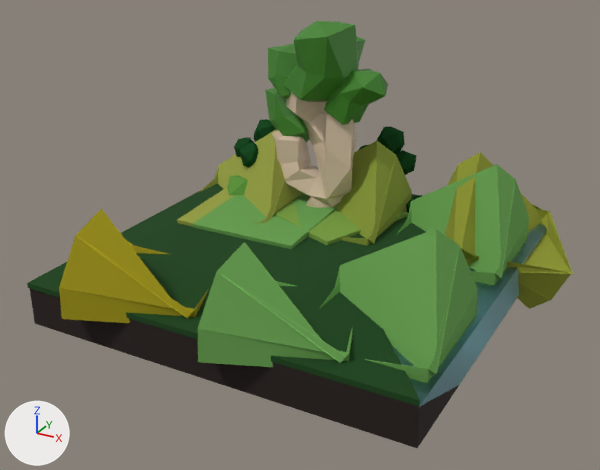
One commit to the Blender file Visual Project FIles/ROOMS/smfm room 12 redo again.blend: the scene before it, then after it.
The view is the same before and after, from a camera (50 mm lens) standing at (6.47, -12.18, 7.6) and looking at (0.09, -0.57, 1.8). The axes (+X, +Y, +Z) are drawn at lower left. The lights are the same throughout.

Script lines for the objects in view, before the commit:
```python
ob_cube = bpy.data.objects.new('Cube', me_cube_019)
ob_cube.location = (-0.54, 1.39, 1.88)
ob_cube.rotation_euler = (0.0, 0.258, -1.378)  # degrees (0, 15, -79)
ob_cube.scale = (0.191, -0.191, 0.191)
ob_cube_004 = bpy.data.objects.new('Cube.004', me_cube_004)
ob_cube_004.location = (2.22, 1.43, 1.11)
ob_cube_004.scale = (4.33, 4.33, 4.33)
ob_cube_008 = bpy.data.objects.new('Cube.008', me_cube_008)
ob_cube_008.location = (-2.34, 1.45, 1.11)
ob_cube_008.scale = (4.33, 4.33, 4.33)
ob_cube_017 = bpy.data.objects.new('Cube.017', me_cube_020)
ob_cube_017.location = (-0.49, 1.32, 1.47)
ob_cube_017.rotation_euler = (0.0, -1.01, -1.378)  # degrees (0, -58, -79)
ob_cube_017.scale = (0.157, -0.197, 0.197)
ob_cube_018 = bpy.data.objects.new('Cube.018', me_cube_021)
ob_cube_018.location = (-0.22, 1.5, 1.46)
ob_cube_018.rotation_euler = (-0.266, -0.186, -1.428)  # degrees (-15, -11, -82)
ob_cube_018.scale = (-0.113, 0.0562, -0.138)
ob_cube_020 = bpy.data.objects.new('Cube.020', me_cube_023)
ob_cube_020.location = (-0.77, 1.15, 1.46)
ob_cube_020.rotation_euler = (0.266, -0.186, -1.329)  # degrees (15, -11, -76)
ob_cube_020.scale = (-0.113, 0.0562, -0.138)
ob_dirt = bpy.data.objects.new('Dirt', me_cube)
ob_dirt.location = (0.0, 0.0, 0.0)
ob_grass = bpy.data.objects.new('Grass', me_cube_001)
ob_grass.location = (0.0, 0.0, 1.25)
ob_grass.scale = (-3.5, -3.5, -0.0474)
ob_water = bpy.data.objects.new('Water', me_cube_017)
ob_water.location = (0.0, 0.0, 0.0)
# me_cube_001
# before: 0 (-0.6, -1.0, -1.0), 1 (-0.6, -1.0, 1.0), 2 (-0.99, 1.0, -1.0) at pixel (420, 400), 3 (-0.99, 1.0, 1.0) at pixel (419, 406), 10 (0.0, -1.0, -1.0)
# before: 11 (0.0, -1.0, 1.0), 12 (-0.6, 0.0, -1.0), 13 (-0.6, 0.0, 1.0), 16 (0.0, 0.0, 1.0), 17 (0.0, 0.0, -1.0) at pixel (310, 248)
# also in view: 'Icosphere.028' at (-1.51, 2.05, 3.13); 'Icosphere.030' at (-1.44, 1.93, 3.95); 'Cube.006' at (2.9, 2.14, 1.46); 'Cube.013' at (-1.77, 0.89, 1.3); 'Cube.001' at (-0.96, 1.95, 2.57)
```
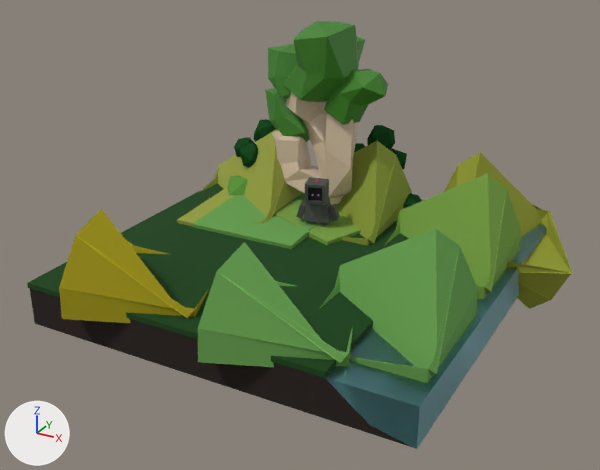
Boxes (x1, y1, x2, y2) around the edits, measured in the pictures (600 x 470 px; the box of a moved part takes in the faces that stretch with it):
'Grass', reshaped (12% shorter): before (27, 183, 426, 406); after (27, 183, 422, 378)
'Cube.004', moved: before (397, 164, 529, 285); after (384, 174, 521, 299)
'Leaves.003', moved: before (376, 126, 405, 155); after (367, 125, 395, 150)
'Cube', shown: after (305, 177, 329, 205)
'Leaves.007', moved: before (396, 150, 417, 175); after (390, 149, 407, 169)
'Cube.017', shown: after (303, 198, 331, 223)
'Leaves.002', moved: before (406, 195, 422, 213); after (403, 193, 420, 209)
'Cube.018', shown: after (329, 204, 340, 221)
'Cube.022', shown: after (310, 206, 322, 218)
'Cube.020', shown: after (296, 201, 306, 219)
'Leaves.005', moved: before (359, 145, 368, 150); after (354, 143, 365, 152)
part 1 of me_cube_017, moved or reshaped: before (393, 230, 531, 406); after (325, 200, 531, 449)
part 2 of me_cube, moved or reshaped: before (127, 319, 459, 448); after (127, 319, 411, 447)
part 3 of me_cube_001, moved or reshaped: before (271, 194, 426, 406); after (271, 194, 422, 378)

The change, as a list of edits to the scene's bpy script:
```text
Add mat_material_016:
    mat_material_016 = principled_material('Material.016')
    mat_material_016.base_color = (0.584, 0.2, 0.8)  # purple #c97ce7
Change me_cube_017:
    remove me_cube_017.from_pydata(...)  # 12 vertices, 11 faces; spans x 2.09..3.48, y -3.5..3.5, z 0.51..1.2
    add me_cube_017.from_pydata(...)  # 13 vertices, 13 faces; spans x 0.58..3.48, y -3.5..3.5, z 0.51..1.2
    me_cube_017 part 1
    2 vertices are removed from x 2.09, y -1.75..3.5, z 1.2
    6 faces are deleted
    2 vertices move from x 2.78..3.48, y -1.75, z 0.51..0.66 to x 2.78..3.48, y -3.5, z 0.51..0.66
    3 vertices are added at (2.09, 1.67, 1.2), (2.09, -3.5, 1.2), (0.58, 3.5, 1.2)
    8 new faces join them
Change me_cube:
    remove me_cube.from_pydata(...)  # 18 vertices, 16 faces; spans x -3.48..3.48, y -3.5..3.5, z 0.51..1.28
    add me_cube.from_pydata(...)  # 24 vertices, 20 faces; spans x -3.48..3.48, y -3.49..3.49, z 0.51..1.28
    me_cube part 2
    6 vertices are removed from x 2.09..3.48, y -3.5..3.5, z 0.51..1.2
    15 faces are deleted
    12 vertices are added at x -3.48..3.48, y -3.49..3.48, z 0.51..1.24
    19 new faces join them
Change me_cube_001:
    where me_cube_001.from_pydata(...)  # 24 vertices, 22 faces; spans x -0.99..1.0, y -1.0..1.0, z -1.0..1.0
    used by ob_grass; location = (0.0, 0.0, 1.25); scale = (-3.5, -3.5, -0.0474)
    verts and faces of me_cube_001; kept vertices keep their numbers, new ones are numbered from 24
    me_cube_001 part 3
    add delete_vertices([0, 1])  # with the faces that use them
    add verts[2] = (-0.6, 1.0, -1.0)  # moved, pixel (324, 371)
    add verts[3] = (-0.6, 1.0, 1.0)  # moved, pixel (324, 377)
    add verts[24] = (-0.6, -0.48, 1.0)
    add verts[25] = (-0.2, -1.0, -1.0)  # pixel (417, 195)
    add verts[26] = (-0.6, -0.48, -1.0)
    add verts[27] = (-0.2, -1.0, 1.0)
    add faces += [(24, 26, 25, 27), (10, 25, 26, 12, 17), (10, 11, 27, 25), (12, 26, 24, 13)]
Add me_icosphere_014:
    me_icosphere_014 = me_icosphere_014.copy(); me_icosphere_014.name = 'Icosphere.014'  # the mesh of ob_icosphere_015
Change ob_cube_004:
    ob_cube_004.location: (2.22, 1.43, 1.11) -> (2.22, 0.86, 1.11)
Change ob_cube:
    remove ob_cube.hide_set(True)  # its collection is switched off
Change ob_cube_017:
    remove ob_cube_017.hide_set(True)  # its collection is switched off
Change ob_cube_018:
    remove ob_cube_018.hide_set(True)  # its collection is switched off
Change ob_cube_020:
    remove ob_cube_020.hide_set(True)  # its collection is switched off
Change ob_cube_022:
    remove ob_cube_022.hide_set(True)  # its collection is switched off
    ob_cube_022.location: (-0.45, 1.26, 1.59) -> (-0.3, 0.8, 1.68)
    ob_cube_022.rotation_euler: (0.0, -4.296, -1.378) -> (0.0, -3.285, -1.293)  # degrees (0, -246, -79) -> degrees (0, -188, -74)
    ob_cube_022.scale: (0.0579, -0.115, 0.115) -> (0.0555, 0.11, 0.11)
Change ob_leaves_002:
    ob_leaves_002.location: (-1.61, 5.18, 0.0) -> (-1.82, 5.18, 0.0)
Change ob_trunk_003:
    ob_trunk_003.location: (1.479, -0.453, 0.0) -> (1.612, -0.453, 0.0)
Add ob_icosphere_015:
    ob_icosphere_015 = bpy.data.objects.new('Icosphere.015', me_icosphere_014)
    ob_icosphere_015.location = (-0.22, 0.7, 2.06)
    ob_icosphere_015.rotation_euler = (0.0, 0.0, -1.293)  # degrees (0, 0, -74)
    ob_icosphere_015.scale = (0.0276, 0.0276, 0.0276)
Add ob_icosphere_014:
    ob_icosphere_014 = bpy.data.objects.new('Icosphere.014', me_icosphere_014)
    ob_icosphere_014.location = (-0.33, 0.67, 2.06)
    ob_icosphere_014.rotation_euler = (0.0, 0.0, -1.293)  # degrees (0, 0, -74)
    ob_icosphere_014.scale = (0.0276, 0.0276, 0.0276)
```
